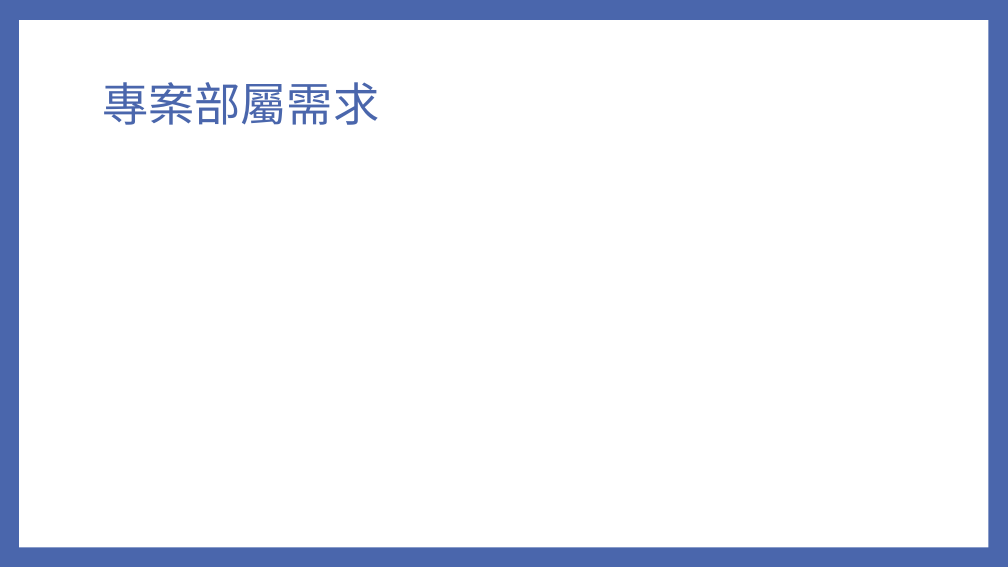
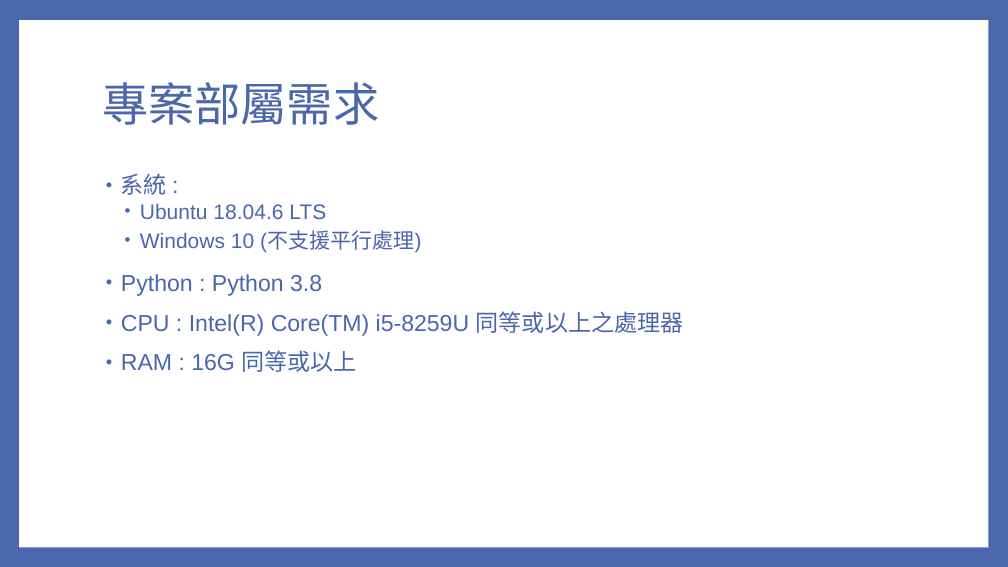
Before and after one commit to ychuang789/labelapi, a slide deck: slide 12 of Audience API v2.pptx (slide 10 before the commit). Drawn at 1008x567 pixels with LibreOffice and Linux fonts; fonts in the diff are those of the drawing. Boxes give left, top, right and bottom in pixels: in the first picture for what was removed or moved away, otherwise in the second. Text is boxed around its words. In the diff, an @@ line names an element or a change of style, - is before the commit and + after.

```diff
--- a/Audience API v2.pptx
+++ b/Audience API v2.pptx
@@ text added at bbox=[121, 173, 684, 372], 22 pt, text #4A66AC @@
+• 系統 :
+  • Ubuntu 18.04.6 LTS
+  • Windows 10 (不支援平行處理)
+• Python : Python 3.8
+• CPU : Intel(R) Core(TM) i5-8259U 同等或以上之處理器
+• RAM : 16G 同等或以上
```
Also in this commit, not shown: 6 other slides changed, 3 slides added, 2 other files.
